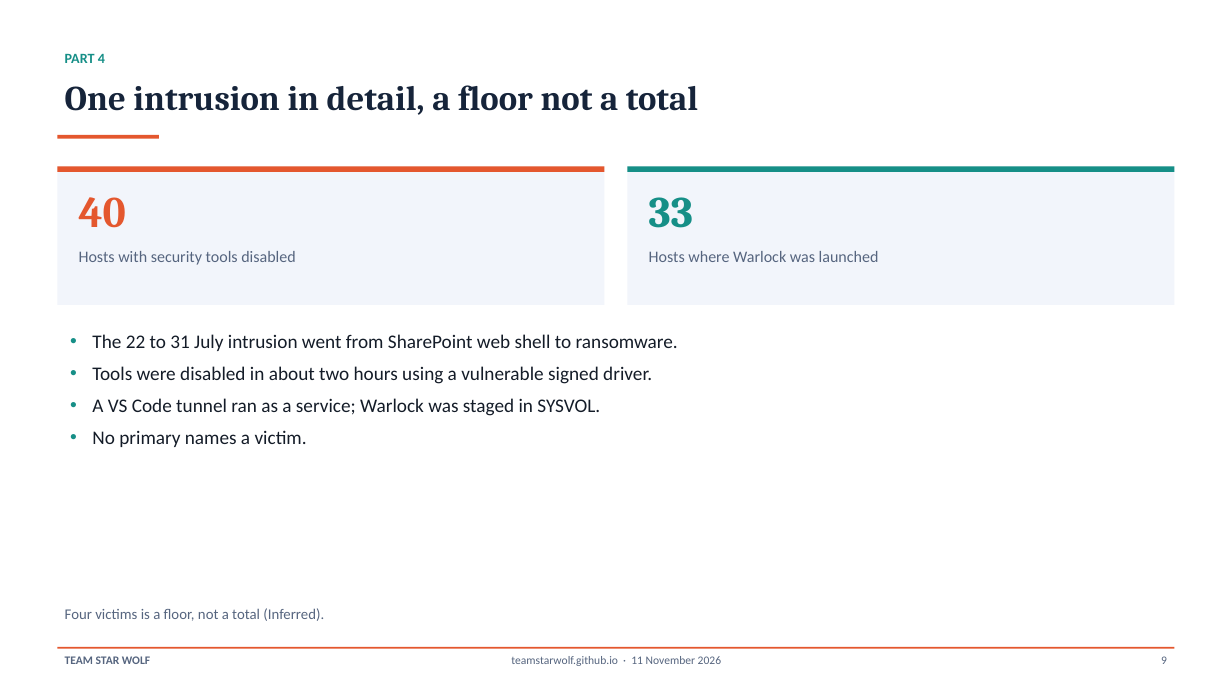
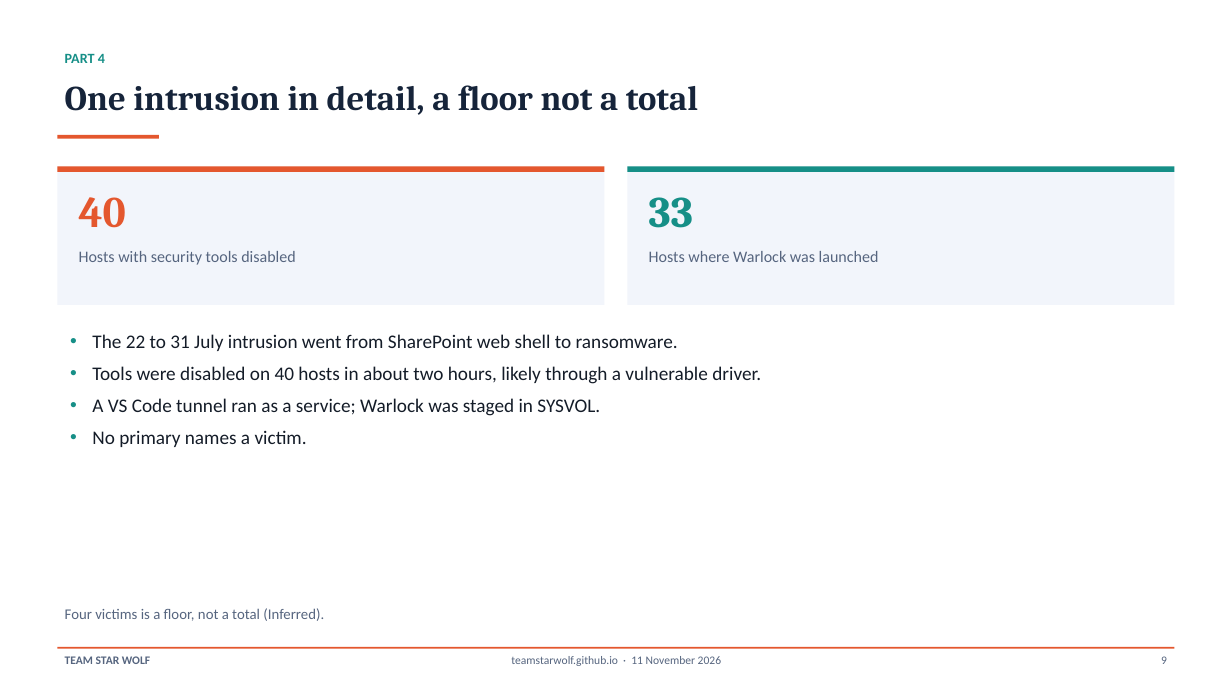
Before and after one commit to TeamStarWolf/TeamStarWolf, a slide deck: slide 9 of case-studies/slides/SharePoint_2026_Exploitation_Case_Study.pptx. Drawn at 1232x693 pixels with LibreOffice and Linux fonts; fonts in the diff are those of the drawing. Boxes give left, top, right and bottom in pixels: in the first picture for what was removed or moved away, otherwise in the second. Text is boxed around its words. In the diff, an @@ line names an element or a change of style, - is before the commit and + after.

```diff
--- a/case-studies/slides/SharePoint_2026_Exploitation_Case_Study.pptx
+++ b/case-studies/slides/SharePoint_2026_Exploitation_Case_Study.pptx
@@ text at <box>92,366,761,384</box>: text changed @@
-• Tools were disabled in about two hours using a vulnerable signed driver.
+• Tools were disabled on 40 hosts in about two hours, likely through a vulnerable driver.
```
Also in this commit, not shown: 17 other files.
